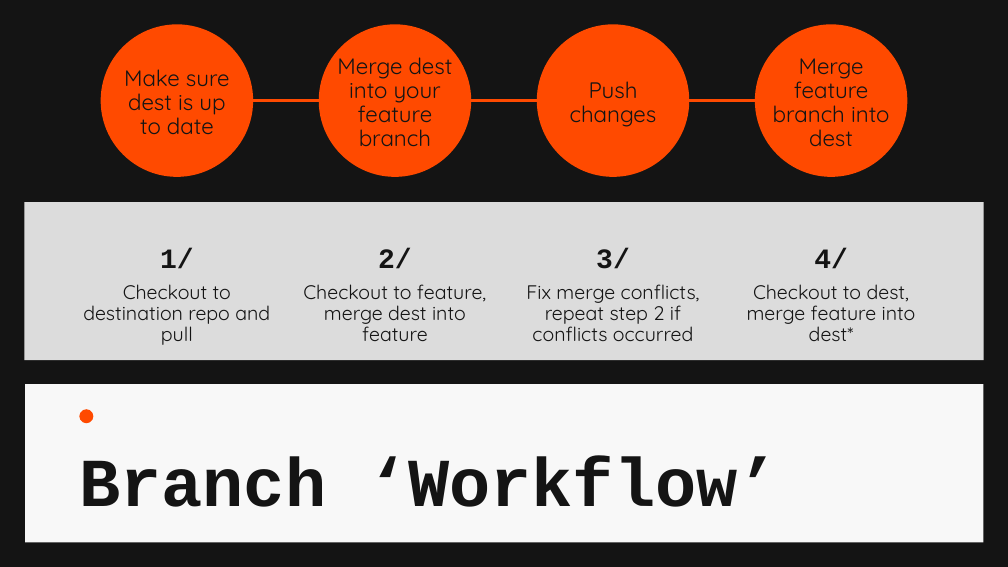
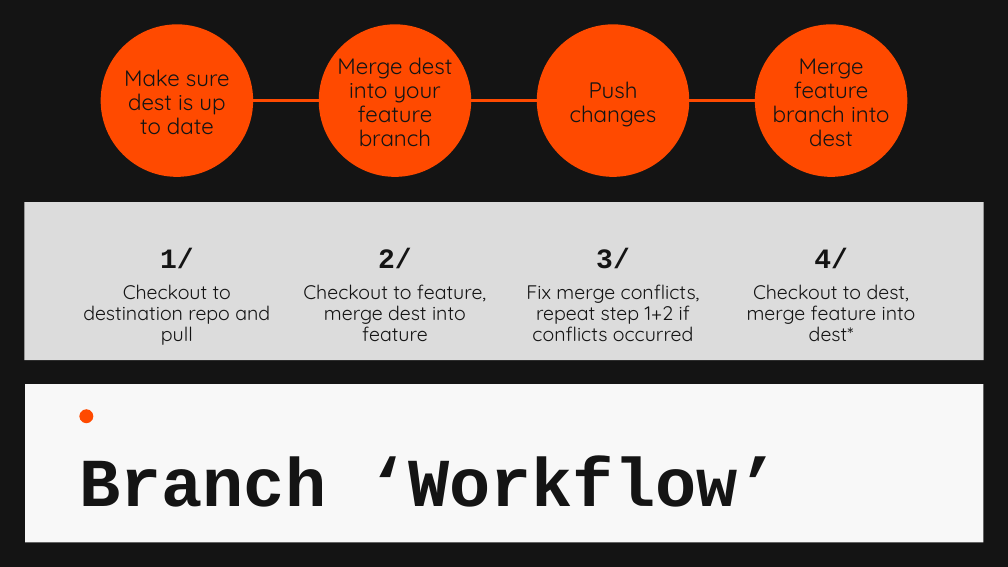
Before and after one commit to Druyv/GitGud, a slide deck: slide 17 of Basics/GitGud.pptx. Drawn at 1008x567 pixels with LibreOffice and Linux fonts; fonts in the diff are those of the drawing. Boxes give left, top, right and bottom in pixels: in the first picture for what was removed or moved away, otherwise in the second. Text is boxed around its words. In the diff, an @@ line names an element or a change of style, - is before the commit and + after.

```diff
--- a/Basics/GitGud.pptx
+++ b/Basics/GitGud.pptx
@@ text at box(526, 284, 700, 341): text changed @@
-Fix merge conflicts, repeat step 2 if conflicts occurred
+Fix merge conflicts, repeat step 1+2 if conflicts occurred
```
Also in this commit, not shown: 1 other slide changed, 3 other files.
